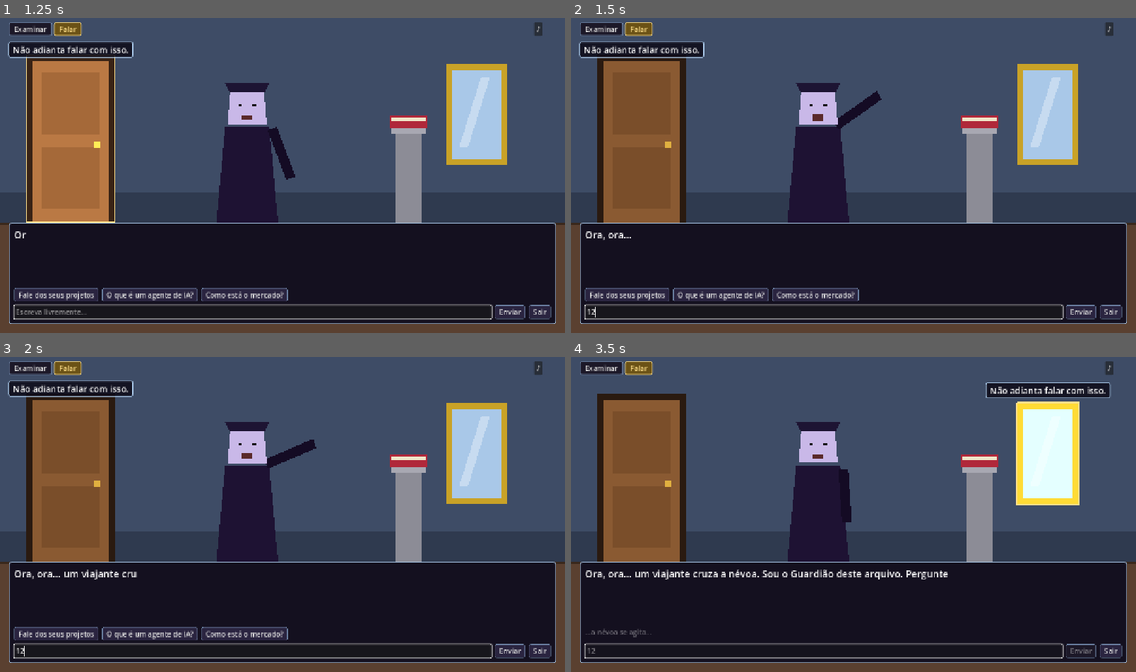
Above: before the commit, frames 1-4 (two rows, left to right).
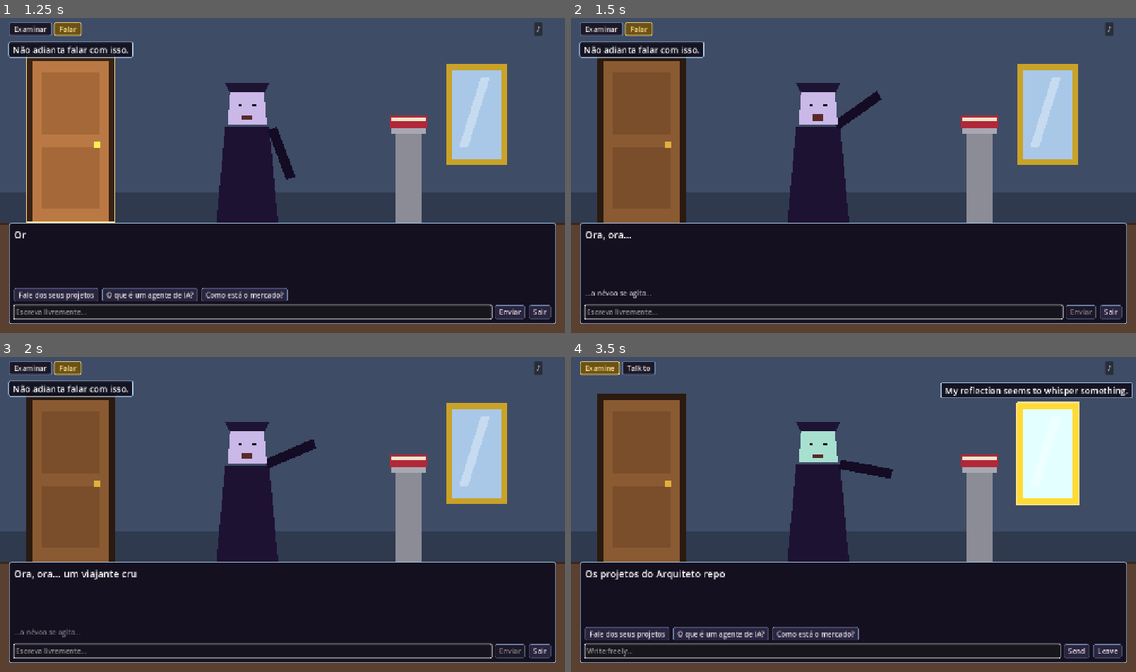
Above: after the commit, the same moments.

Repository: LutherNogueira/npc-with-llm
Game: Godot game, scene res://tests/smoke.tscn
The game is run twice, just before and just after one commit, with the same random seed, the same clock (stepped at 60 frames per second) and the same inputs. This scene is started directly instead of the project's main scene.
Inputs (mouse positions are in pixels of both pictures, inside the frame that each line leads up to):
- Up to frame 1 (1.25 s): click (67, 137) at 0.52 s
- Up to frame 2 (1.5 s): click (825, 310) at 1.27 s; type "12" at 1.35 s
- Up to frame 3 (2 s): no input
- Up to frame 4 (3.5 s): click (977, 505) at 2.02 s; click (1045, 454) at 2.77 s

Frame 1 is identical in both runs. In frame 2, 2.2% of the frame differs, in the area x 2-93%, y 85-96%; in frame 3, 2.1%; in frame 4, 5.7%, in the area x 1-100%, y 1-96%.

Commit message:
Stage 2: Agent Service with local LLM, layered safety and evals
- FastAPI Agent Service (/greet, /chat, /health) calling Ollama
  (qwen2.5:7b-instruct) with structured outputs forced to the reply schema
- Pydantic validation with one retry on invalid JSON or wrong language,
  plus a pt/en detector because the model can mislabel its own language
- Game Language is authoritative; 10-exchange history window per session
- Four safety layers: prompt limits, model topic/safe fields, rule-based
  input/output checks (sensitive topics, prompt injection, canary for
  prompt leaks), and adversarial evals
- Keeper persona and facts about the author from the public GitHub profile
- JSON Lines turn log in agent/logs/
- Evals: 20 cases x N runs with per-case pass rate (59/60 in the last run)
- Godot client talks to the service over HTTP and falls back to the Mock
  when it is unreachable; smoke test can run against either
- README: how to run the service, endpoints, safety and eval results

Co-Authored-By: Claude Opus 5.5 <noreply@anthropic.com>

Diff:
--- a/game/scripts/npc_client.gd
+++ b/game/scripts/npc_client.gd
@@ -1,18 +1,27 @@
 extends Node
 ## NPC client (autoload "NpcClient").
-## Stage 1 uses MockNpc. In Stage 2 the mock is replaced by HTTP requests to the
-## Agent Service (backend_url), keeping the same JSON contract.
-## `language` is the Game Language: changed only through the menu, never by what
-## the Player types.
+## Talks to the Agent Service over HTTP (Stage 2). If the service cannot be
+## reached, it falls back to the local MockNpc so the game stays playable.
+## `language` is the Game Language: changed only through the menu.
 
 signal thinking_started
 signal response_received(data: Dictionary)
 signal language_changed(lang: String)
+signal backend_changed(online: bool)
 
-var backend_url := ""  # empty = use the local mock
+## Empty string = always use the mock.
+var backend_url := "http://127.0.0.1:8000"
 var language := "pt"
+var session_id := ""
+## True once a connection attempt failed; the rest of the session uses the mock.
+var using_mock := false
 
 var _mock := MockNpc.new()
+
+
+func _ready() -> void:
+	randomize()
+	session_id = "godot-%d-%d" % [Time.get_unix_time_from_system(), randi() % 100000]
 
 
 func set_language(lang: String) -> void:
@@ -23,18 +32,59 @@
 
 
 func greet() -> void:
-	_deliver(_mock.greeting(language))
+	_request("/greet", {"session_id": session_id, "language": language},
+		func() -> Dictionary: return _mock.greeting(language))
 
 
 func send_message(text: String) -> void:
 	thinking_started.emit()
-	_deliver(_mock.reply(text, language))
+	_request("/chat", {"session_id": session_id, "message": text, "language": language},
+		func() -> Dictionary: return _mock.reply(text, language))
 
 
-func _deliver(data: Dictionary) -> void:
+func _request(path: String, body: Dictionary, fallback: Callable) -> void:
+	if backend_url == "" or using_mock:
+		_deliver(fallback.call(), true)
+		return
+	var http := HTTPRequest.new()
+	http.timeout = 150.0  # a cold local model can take a while to load
+	add_child(http)
+	var err := http.request(backend_url + path, ["Content-Type: application/json"],
+		HTTPClient.METHOD_POST, JSON.stringify(body))
+	if err != OK:
+		http.queue_free()
+		_fall_back("request error %d" % err, true)
+		_deliver(fallback.call(), true)
+		return
+	var res: Array = await http.request_completed  # [result, code, headers, body]
+	http.queue_free()
+	var result: int = res[0]
+	var code: int = res[1]
+	if result != HTTPRequest.RESULT_SUCCESS or code != 200:
+		# Connection failures switch to the mock for good; a 503 only for this turn.
+		_fall_back("result %d, HTTP %d" % [result, code], result == HTTPRequest.RESULT_CANT_CONNECT)
+		_deliver(fallback.call(), true)
+		return
+	var data = JSON.parse_string((res[3] as PackedByteArray).get_string_from_utf8())
+	if typeof(data) != TYPE_DICTIONARY:
+		_fall_back("reply is not a JSON object", false)
+		_deliver(fallback.call(), true)
+		return
+	_deliver(data, false)
+
+
+func _fall_back(reason: String, sticky: bool) -> void:
+	push_warning("Agent Service unavailable (%s); using the mock." % reason)
+	if sticky and not using_mock:
+		using_mock = true
+		backend_changed.emit(false)
+
+
+func _deliver(data: Dictionary, simulate_delay: bool) -> void:
 	var err := NpcSchema.validate(data)
 	if err != "":
 		push_error("Reply outside the schema: %s" % err)
 		return
-	await get_tree().create_timer(randf_range(0.7, 1.4)).timeout
+	if simulate_delay:
+		await get_tree().create_timer(randf_range(0.7, 1.4)).timeout
 	response_received.emit(data)
--- a/game/tests/smoke.gd
+++ b/game/tests/smoke.gd
@@ -1,18 +1,36 @@
 extends Node
-## Smoke test: godot --headless --path game res://tests/smoke.tscn
+## Smoke test of the full flow.
+##   Mock:     godot --headless --path game res://tests/smoke.tscn
+##   Backend:  set NPC_SMOKE_BACKEND=1 with the Agent Service running on :8000
+## Without --headless it also saves screenshots to %TEMP%.
+
+var _got_reply := false
+
 
 func _ready() -> void:
+	var use_backend := OS.get_environment("NPC_SMOKE_BACKEND") == "1"
+	if not use_backend:
+		NpcClient.backend_url = ""
+	NpcClient.response_received.connect(func(_d: Dictionary) -> void: _got_reply = true)
+
 	var main: Node = load("res://scenes/main.tscn").instantiate()
 	add_child(main)
 	await get_tree().process_frame
 	main._choose_language("pt")
 	main._on_hotspot("npc")
-	await get_tree().create_timer(3.0).timeout
-	var ok: bool = main._chat.visible and main._emotion == "mysterious"
+	var ok: bool = await _wait_reply(150.0) and main._chat.visible
+	ok = ok and main._emotion in NpcSchema.EMOTIONS
+
 	NpcClient.send_message("Tell me about the project")
-	await get_tree().create_timer(3.5).timeout
+	ok = ok and await _wait_reply(150.0)
 	# Player wrote in en: the Game Language stays pt.
-	ok = ok and main._emotion == "curious" and NpcClient.language == "pt"
+	ok = ok and NpcClient.language == "pt"
+	if not use_backend:
+		ok = ok and main._emotion == "curious"
+	else:
+		ok = ok and not NpcClient.using_mock
+	await get_tree().create_timer(0.5).timeout
+
 	main._settings.toggle()
 	ok = ok and main._settings.visible
 	main._settings.toggle()
@@ -25,26 +43,40 @@
 	await get_tree().process_frame
 	ok = ok and main._settings.visible
 	main._settings.close()
+
 	main._hover("door", true)
 	ok = ok and main._hover_tag.visible and main._hover_tag.position.y < 470.0
-	if DisplayServer.get_name() != "headless":
-		await get_tree().create_timer(0.3).timeout
-		get_viewport().get_texture().get_image().save_png(OS.get_environment("TEMP") + "/npc_shot_hover.png")
+	_shot("npc_shot_hover.png")
 	main._hover("door", false)
 	# Changing the Game Language in the menu relabels the UI.
 	main._settings._lang_buttons["en"].pressed.emit()
 	var verbs := get_tree().get_nodes_in_group("verb_buttons").map(func(b: Button) -> String: return b.text)
 	ok = ok and NpcClient.language == "en" and "Examine" in verbs
-	main._on_hotspot("npc")  # current verb is "talk"
 	main._set_verb("examine")
 	main._on_hotspot("mirror")
 	ok = ok and main._say_tag.visible and main._say_tag.position.y < 470.0
-	if DisplayServer.get_name() != "headless":
-		await get_tree().create_timer(0.3).timeout
-		get_viewport().get_texture().get_image().save_png(OS.get_environment("TEMP") + "/npc_shot_say.png")
+	await _shot("npc_shot_say.png")
+
 	var previous: float = Audio.volumes["Music"]
 	Audio.set_volume("Music", 0.3)
 	ok = ok and AudioServer.get_bus_index("Voice") != -1
 	Audio.set_volume("Music", previous)  # do not clobber the user's saved settings
-	print("SMOKE ", "OK" if ok else "FAIL", " emotion=", main._emotion, " lang=", NpcClient.language)
+	print("SMOKE ", "OK" if ok else "FAIL", " backend=", use_backend and not NpcClient.using_mock,
+		" emotion=", main._emotion, " lang=", NpcClient.language)
 	get_tree().quit(0 if ok else 1)
+
+
+func _wait_reply(timeout: float) -> bool:
+	_got_reply = false
+	var waited := 0.0
+	while not _got_reply and waited < timeout:
+		await get_tree().create_timer(0.1).timeout
+		waited += 0.1
+	return _got_reply
+
+
+func _shot(file_name: String) -> void:
+	if DisplayServer.get_name() == "headless":
+		return
+	await get_tree().create_timer(0.3).timeout
+	get_viewport().get_texture().get_image().save_png(OS.get_environment("TEMP") + "/" + file_name)
Not shown, added: agent/persona/facts.md
Not shown, added: agent/persona/keeper.md
Not shown, added: evals/cases.jsonl
